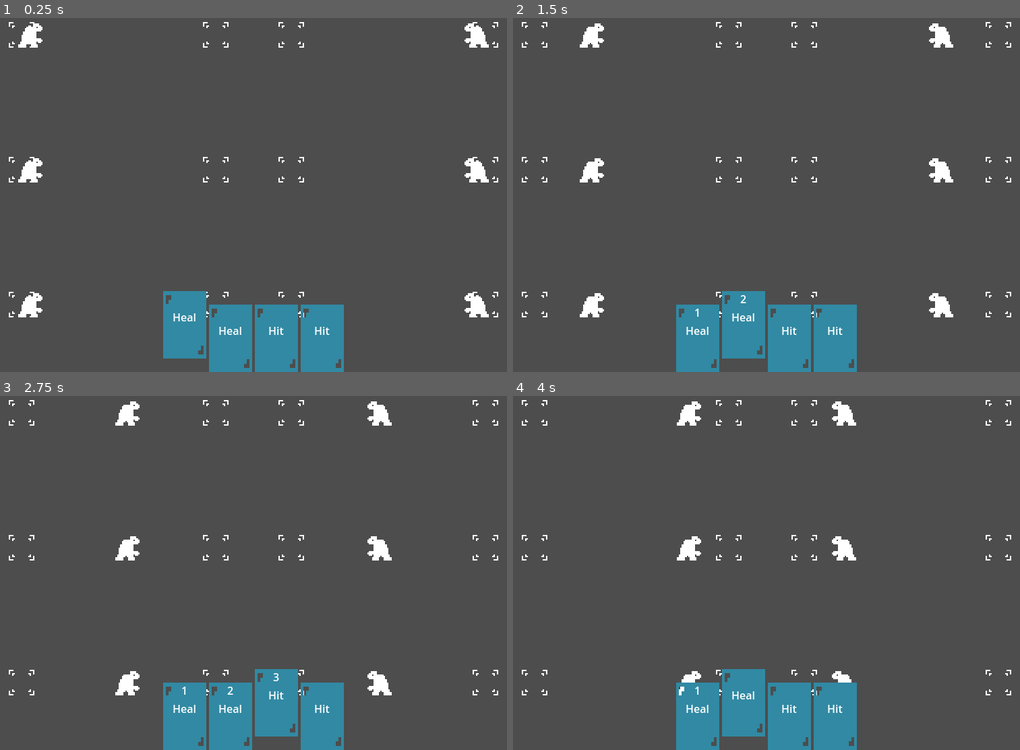
Above: before the commit, frames 1-4 (two rows, left to right).
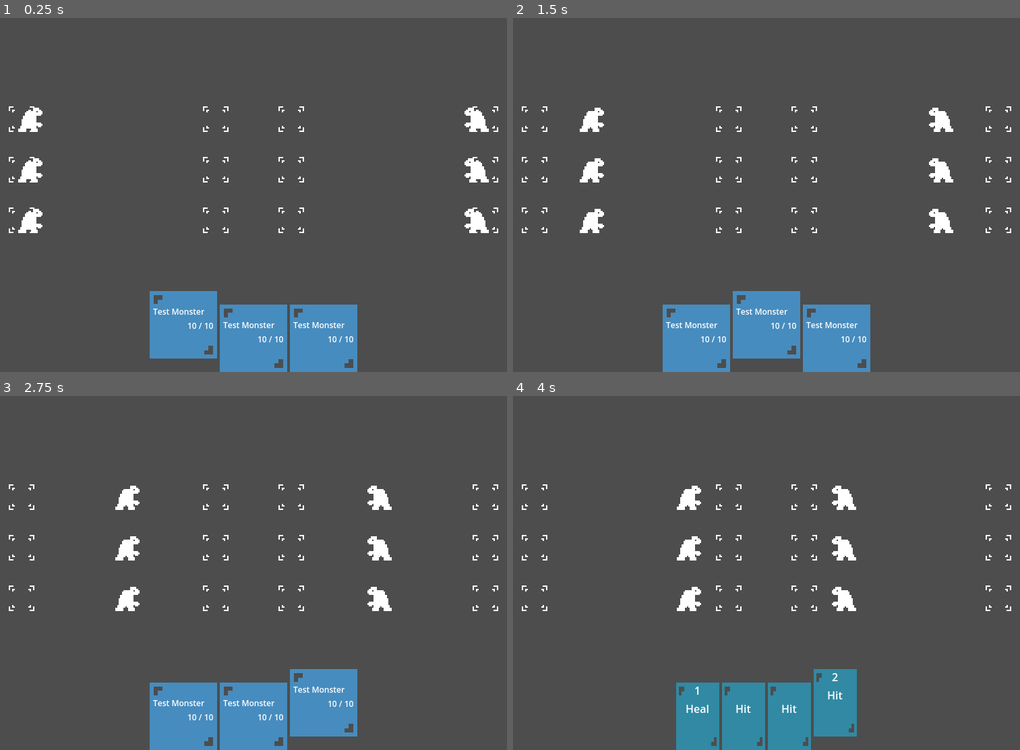
Above: after the commit, the same moments.

Repository: IsaelGabriel/tamer-game
Game: Godot game, scene res://nodes/battle_scene.tscn
The game is run twice, just before and just after one commit, with the same random seed, the same clock (stepped at 60 frames per second) and the same inputs.
Inputs:
- Up to frame 1 (0.25 s): no input
- Up to frame 2 (1.5 s): tap Enter (ui_accept) at 0.5, 1.35 s; hold Right (ui_right) 0.53-1.28 s; hold Enter (ui_accept) 0.53-1.28 s; hold Down (ui_down) from 1.28 s (still down)
- Up to frame 3 (2.75 s): tap Enter (ui_accept) at 1.52, 1.82 s; release Down (ui_down) at 2.03 s; hold Right (ui_right) from 2.03 s (still down); hold Enter (ui_accept) from 2.03 s (still down)
- Up to frame 4 (4 s): release Right (ui_right) at 2.78 s; release Enter (ui_accept) at 2.78 s; hold Up (ui_up) 2.78-3.53 s; tap Enter (ui_accept) at 2.85, 3.02, 3.32 s; hold Left (ui_left) from 3.53 s (still down); hold Enter (ui_accept) from 3.53 s (still down)

The runs differ from the first frame. In frame 1, 9.8% of the frame differs, in the area x 1-99%, y 1-100%; in frame 2, 10%; in frame 3, 10%; in frame 4, 3.3%.

Commit message:
Add BattleMonsterCard implementation to BattleScene

Diff:
--- a/nodes/battle_monster_card.tscn
+++ b/nodes/battle_monster_card.tscn
@@ -1,6 +1,11 @@
-[gd_scene load_steps=4 format=3 uid="uid://bw5xq5nabgy78"]
+[gd_scene load_steps=6 format=3 uid="uid://bw5xq5nabgy78"]
 
 [ext_resource type="Script" path="res://scripts/battle_monster_card.gd" id="1_23n1n"]
+[ext_resource type="Texture2D" uid="uid://b8cn5c5ji3hp3" path="res://sprite_atlas.png" id="1_qtc63"]
+
+[sub_resource type="AtlasTexture" id="AtlasTexture_v162a"]
+atlas = ExtResource("1_qtc63")
+region = Rect2(16, 0, 16, 16)
 
 [sub_resource type="StyleBoxFlat" id="StyleBoxFlat_abbqp"]
 bg_color = Color(0, 0, 0, 1)
@@ -13,18 +18,17 @@
 [sub_resource type="Theme" id="Theme_0atfw"]
 Panel/styles/panel = SubResource("StyleBoxFlat_abbqp")
 
-[node name="BattleMonsterCard" type="Control"]
-layout_mode = 3
-anchors_preset = 15
-anchor_right = 1.0
-anchor_bottom = 1.0
-offset_right = -648.0
-offset_bottom = -516.0
-grow_horizontal = 2
-grow_vertical = 2
+[node name="BattleMonsterCard" type="TextureRect"]
+self_modulate = Color(0.278431, 0.54902, 0.74902, 1)
+texture_filter = 1
+offset_right = 128.0
+offset_bottom = 128.0
+texture = SubResource("AtlasTexture_v162a")
+expand_mode = 2
 script = ExtResource("1_23n1n")
 
 [node name="Panel" type="Panel" parent="."]
+visible = false
 layout_mode = 1
 anchors_preset = 15
 anchor_right = 1.0
@@ -47,9 +51,11 @@
 
 [node name="VBoxContainer" type="VBoxContainer" parent="MarginContainer"]
 layout_mode = 2
+alignment = 1
 
 [node name="NameLabel" type="Label" parent="MarginContainer/VBoxContainer"]
 layout_mode = 2
+theme_override_font_sizes/font_size = 12
 text = "Monster
 "
 
--- a/nodes/battle_scene.tscn
+++ b/nodes/battle_scene.tscn
@@ -2,12 +2,13 @@
 
 [ext_resource type="Script" path="res://scripts/battle_manager.gd" id="3_ewymg"]
 
-[node name="BattleScene" type="Node" node_paths=PackedStringArray("skill_card_container")]
+[node name="BattleScene" type="Node" node_paths=PackedStringArray("ui_container")]
 script = ExtResource("3_ewymg")
-skill_card_container = NodePath("UI/MarginContainer/SkillCardContainer")
+ui_container = NodePath("UI/MarginContainer")
 total_player_monsters = 3
 total_enemy_monsters = 3
-monster_y_offset = 200
+top_margin = 150.0
+bottom_margin = 150.0
 monster_scale = 0.8
 
 [node name="UI" type="MarginContainer" parent="."]
@@ -25,7 +26,3 @@
 [node name="Panel" type="Panel" parent="UI/MarginContainer"]
 visible = false
 layout_mode = 2
-
-[node name="SkillCardContainer" type="HBoxContainer" parent="UI/MarginContainer"]
-layout_mode = 2
-alignment = 1
--- a/scripts/battle_manager.gd
+++ b/scripts/battle_manager.gd
@@ -5,27 +5,43 @@
 @onready var player_battle_monster_prefab = preload("res://nodes/player_battle_monster.tscn")
 @onready var enemy_battle_monster_prefab = preload("res://nodes/enemy_battle_monster.tscn")
 
+@onready var monster_card_prefab = preload("res://nodes/battle_monster_card.tscn")
+
 @export_category("UI")
-@export var skill_card_container: HBoxContainer
+@export var ui_container: MarginContainer
 
 @export_category("Monsters")
 @export_range(1, 10) var total_player_monsters: int = 1
 @export_range(1, 10) var total_enemy_monsters: int = 1
 
-@export_range(0, 8000) var monster_y_offset: int = 50
+@export_category("Spawn Area")
+@export var top_margin: float = 0
+@export var bottom_margin: float = 0
 @export var monster_scale: float = 1.0
+
+var monster_card_container: HBoxContainer
 
 var player_monsters: Array[PlayerBattleMonster]
 var enemy_monsters: Array[EnemyBattleMonster]
+var selected_monster_card_index: int = 0:
+	set(value):
+		monster_card_container.get_child(selected_monster_card_index).selected = false
+		if value < 0: value = total_player_monsters - 1
+		if value >= total_player_monsters: value = 0
+		monster_card_container.get_child(value).selected = true
+		selected_monster_card_index = value
 
 func _ready():
 	# Spawn Battle Monsters
 	var screen_center = get_viewport().content_scale_size / 2
 	for i in range(0, total_player_monsters):
 		var monster = player_battle_monster_prefab.instantiate()
+		var skill_card_container = HBoxContainer.new()
+		skill_card_container.alignment = BoxContainer.ALIGNMENT_CENTER
 		monster.skill_card_container = skill_card_container
 		monster.position = Vector2(screen_center.x / 2, calculate_monster_y(i, total_player_monsters))
 		monster.scale *= monster_scale
+		ui_container.add_child(skill_card_container)
 		add_child(monster)
 		player_monsters.append(monster)
 
@@ -35,8 +51,33 @@
 		monster.scale *= monster_scale
 		add_child(monster)
 		enemy_monsters.append(monster)
-	player_monsters[0].skill_cards_active = true
+
+	generate_monster_cards()
 
 func calculate_monster_y(index: int, total: int) -> float:
-	var start_y = (get_viewport().content_scale_size.y - monster_y_offset * (total - 1)) / 2
-	return start_y + monster_y_offset * index
+	var height = get_viewport().content_scale_size.y - (bottom_margin + top_margin)
+	var y = top_margin + (height * (index+1) / (total+1))
+	return y
+
+func generate_monster_cards():
+	monster_card_container = HBoxContainer.new()
+	monster_card_container.alignment = BoxContainer.ALIGNMENT_CENTER
+	ui_container.add_child(monster_card_container)
+
+	for battle_monster in player_monsters:
+		var card = monster_card_prefab.instantiate()
+		card.monster = battle_monster.monster
+		monster_card_container.add_child(card)
+	await get_tree().create_timer(0.001).timeout
+	monster_card_container.get_child(0).selected = true
+
+func _process(_delta):
+	if monster_card_container.visible:
+		selected_monster_card_index += int(Input.is_action_just_pressed("ui_right")) - int(Input.is_action_just_pressed("ui_left"))
+		if Input.is_action_just_pressed("ui_up"):
+			player_monsters[selected_monster_card_index].skill_cards_active = true
+			monster_card_container.visible = false
+	else:
+		if Input.is_action_just_pressed("ui_down"):
+			player_monsters[selected_monster_card_index].skill_cards_active = false
+			monster_card_container.visible = true
--- a/scripts/battle_monster_card.gd
+++ b/scripts/battle_monster_card.gd
@@ -6,22 +6,15 @@
 @onready var hp_label: Label = $MarginContainer/VBoxContainer/HPLabel
 @onready var status_label: Label = $MarginContainer/VBoxContainer/StatusLabel
 
-var monster_name: String:
+var monster: Monster
+
+var selected = false :
 	set(value):
-		name_label.text = value
-		monster_name = value
+		position.y = -20 if value else 0
+		selected = value
 
-var hp_text: String:
-	set(value):
-		hp_label.text = value
-		hp_text = value
-
-var status: Array:
-	set(value):
-		status_label.text = ", ".join(value)
-		status = value
-
-func _ready():
-	monster_name = "[NO_NAME]"
-	hp_text = "NULL"
-	status = []
+func _process(_delta):
+	if monster == null: return
+	name_label.text = monster.name
+	hp_label.text = "%d / %d" % [monster.hp, monster.max_hp]
+	status_label.text = ""
--- a/scripts/player_battle_monster.gd
+++ b/scripts/player_battle_monster.gd
@@ -118,10 +118,11 @@
 		selected_skill_card_index += 1
 	if Input.is_action_just_pressed("ui_accept"):
 		var card = skill_card_container.get_child(selected_skill_card_index)
-		if card in skill_queue:
-			skill_queue.erase(card)
-		else:
-			skill_queue.append(card)
+		if card != null:
+			if card in skill_queue:
+				skill_queue.erase(card)
+			else:
+				skill_queue.append(card)
 	refresh_skill_cards()
 
 
